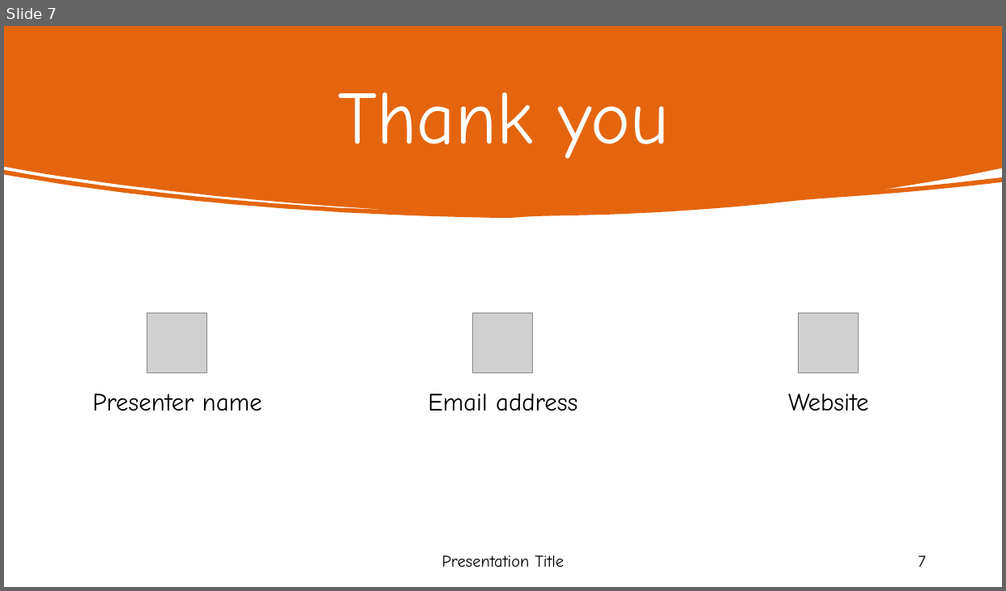
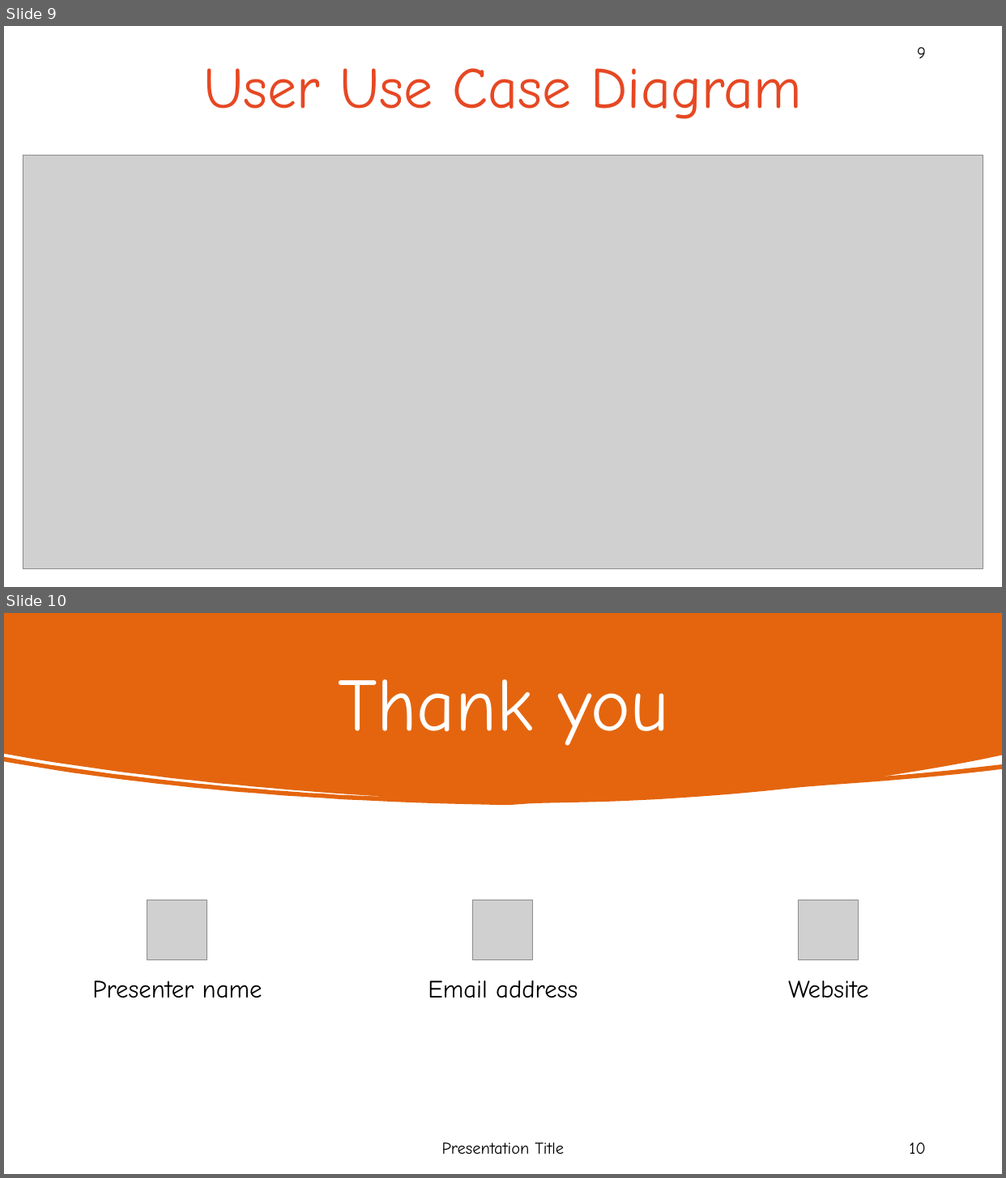
Before and after one commit to lmullettcs2043/cs2043Proj1, a slide deck: CS2043Proj1.pptx. Shown one above the other, each under a label of ours: slide 7 before the commit, slides 9 and 10 after it. The pictures are 1006x591 and 1006x1178 pixels, drawn with LibreOffice and Linux fonts; fonts in the diff are those of the drawing; grey boxes stand for pictures. Boxes give left, top, right and bottom in pixels: in the first picture for what was removed or moved away, otherwise in the second. Text is boxed around its words. In the diff, an @@ line names an element or a change of style, - is before the commit and + after.

```diff
--- a/CS2043Proj1.pptx
+++ b/CS2043Proj1.pptx
@@ slide 9 added at <box>4,26,1002,587</box>, background #FFFFFF @@
@@ rectangle added at <box>4,26,1002,587</box>, fill #FFFFFF @@
@@ page number added at <box>917,47,926,58</box>, 16 pt, text #000000 @@
+9
@@ title added at <box>203,68,803,119</box>, 56 pt, text #E64823 @@
+User Use Case Diagram
@@ picture added at <box>23,155,983,569</box> @@
@@ what was slide 7 is now slide 10 @@
@@ page number at <box>909,1143,926,1154</box>: text changed @@
-7
+10
```
Also in this commit, not shown: 3 slides changed, 2 other slides added.
